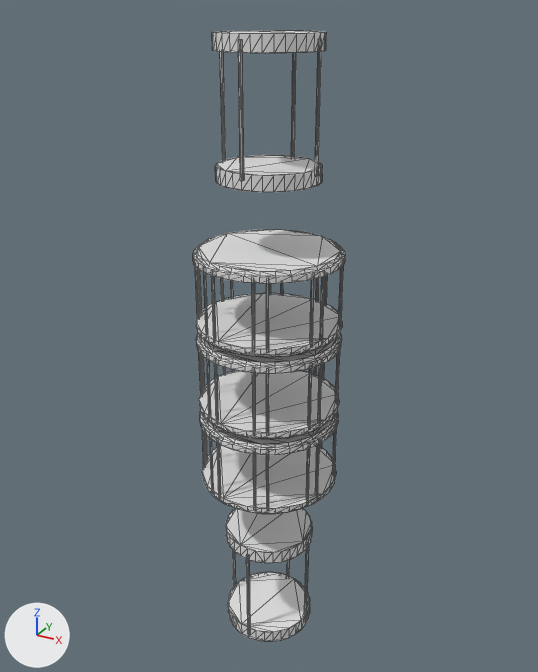
An edit to the OBJ model cosmodrone/assets/station-parts/generated/platform_column_supports.obj, drawn before and after from the same camera.
The view is the same before and after, from a camera (50 mm lens) standing at (1.16, -2.12, 1.19) and looking at (-0.02, 0.04, 0.11). Arrows for +X, +Y and +Z are at lower left; the lights stay in place. Mesh edges are drawn as thin lines. Where no turn or scale is listed for an object, it has been applied to the vertices.

The first picture shows 'Platform_Column_Supports_Cylinder.047'.
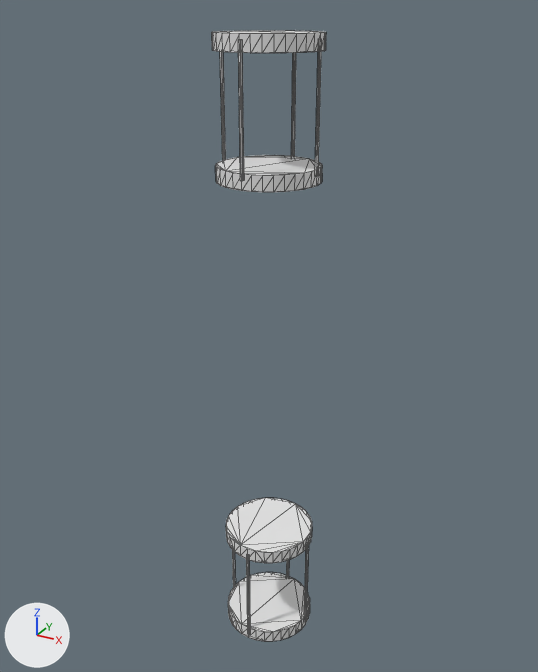
Location of each change, (x1, y1, x2, y2) in pixels of the pictures (538 x 672 px; the box of a moved part takes in the faces that stretch with it):
'Platform_Column_Supports_Cylinder.047', reshaped (25% narrower): before (193, 30, 345, 641); after (212, 30, 326, 641)
part 1 of me_platform_column_supports_cylinder_047, deleted: before (193, 229, 345, 514)
part 2 of me_platform_column_supports_cylinder_047, moved or reshaped: (216, 155, 322, 176) in both
part 3 of me_platform_column_supports_cylinder_047, moved or reshaped: before (226, 508, 312, 632); after (226, 498, 312, 632)

What the commit changed:
me_platform_column_supports_cylinder_047 is used by ob_platform_column_supports_cylinder_047; location (0.0, 0.0, 0.0).
me_platform_column_supports_cylinder_047 had 1472 vertices, 2680 faces and spanned x -0.26..0.26, y -0.26..0.26, z -1.13..1.13.
me_platform_column_supports_cylinder_047 now has 320 vertices, 592 faces and spans x -0.17..0.17, y -0.17..0.17, z -1.13..1.13.
me_platform_column_supports_cylinder_047 part 1: 54 loose pieces with 1152 vertices, spanning x -0.26..0.26, y -0.26..0.26, z -0.45..0.45, are deleted.
Part 2, on me_platform_column_supports_cylinder_047:
33 faces are deleted.
33 new faces join them.
Part 3, on me_platform_column_supports_cylinder_047:
91 faces are deleted.
91 new faces join them.
